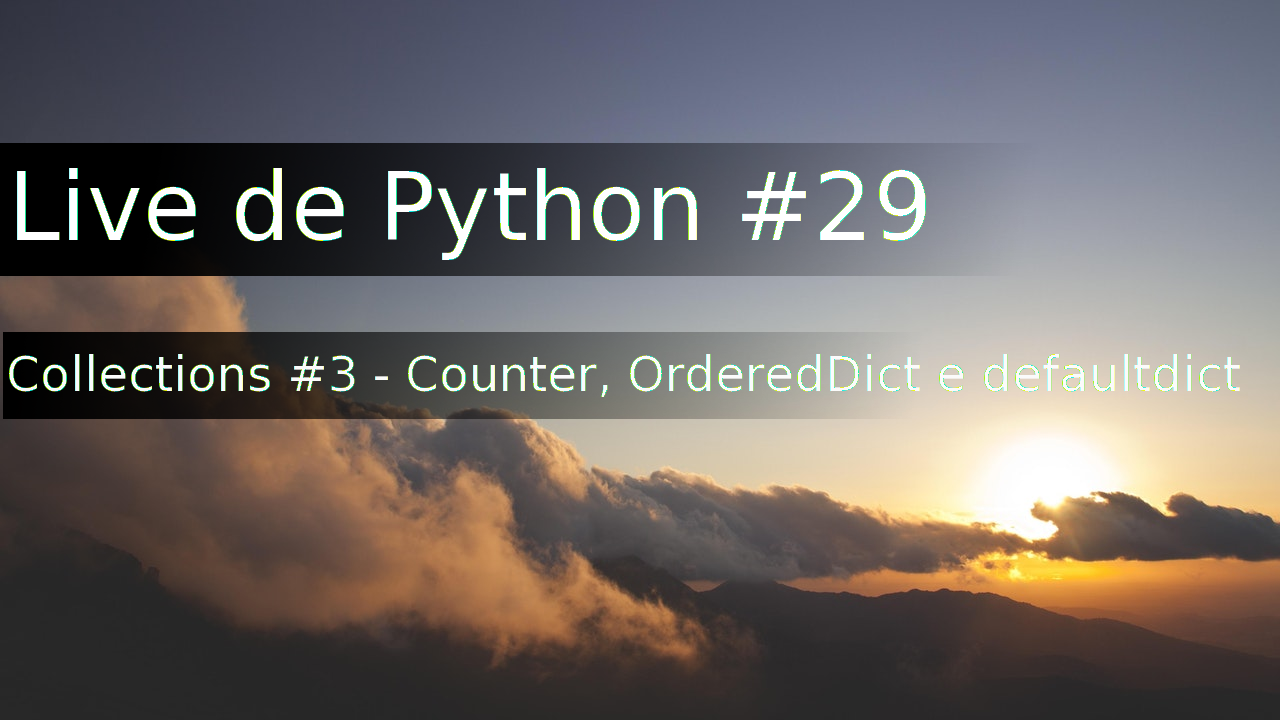
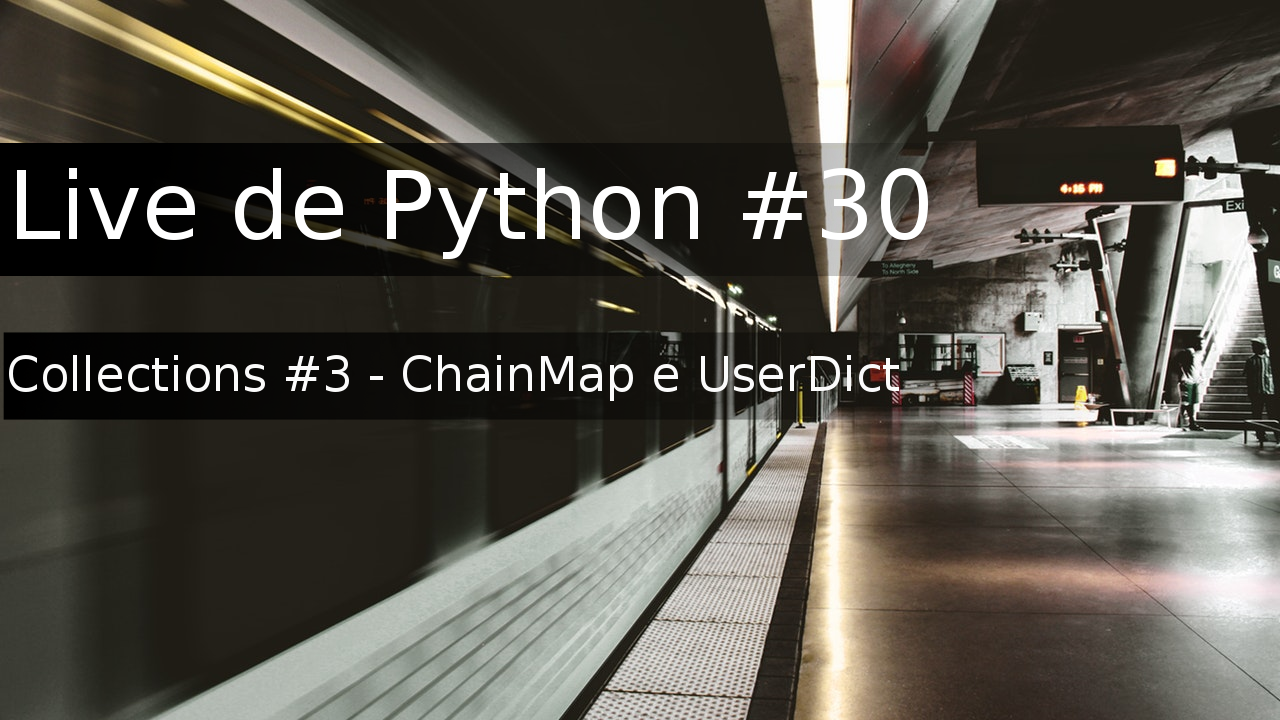
Before/after of a 1280 x 720 layered artwork. What changed in the layer stack:
renamed "Collections #3 - Counter, Orde..." to "Collections #3 - ChainMap e Us...", painted on it over <box>9,354,1240,401</box>
renamed "Live de Python #29" to "Live de Python #30", painted on it over <box>17,168,928,260</box>
painted on "Rotulo sub" over <box>2,331,1124,421</box>
renamed "pexels-photo-176840.jpeg" to "pexels-photo-158918.jpeg", painted on it over <box>0,0,1280,720</box>
